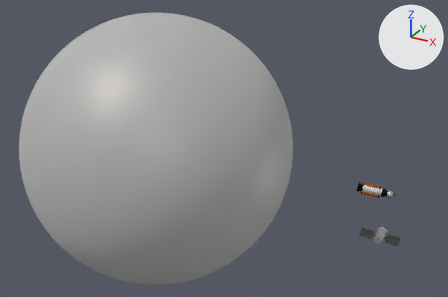
Two versions of the Blender file 03-Scenes/al-space1.blend, one commit apart.
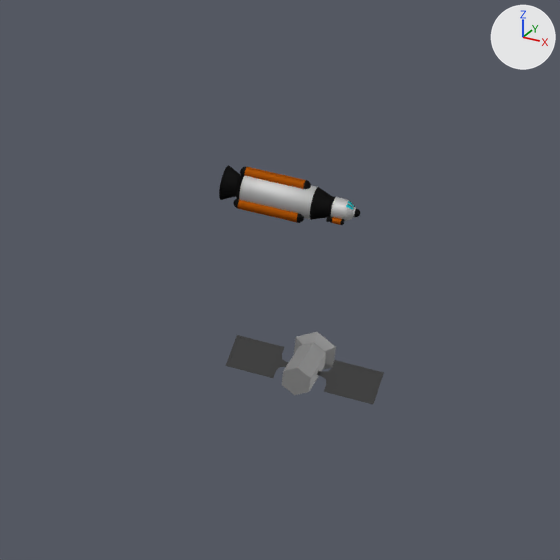
Each version appears first whole from a 50 mm lens placed at (10.87, -15.35, 8.19), pointed at (2.32, 0.2, 0.42), and next in a close-up on the part from 67% to 100% of the width and 47% to 97% of the height. Lighting does not change. The marker at upper right points along +X, +Y and +Z.

Before the edit, the objects in view are built like this:
```python
ob_landekapsel = bpy.data.objects.new('Landekapsel', None)
ob_landekapsel.location = (7.507, 0.007, 0.163)
ob_landekapsel.scale = (0.0409, 0.0409, 0.0409)
ob_landekapsel.show_instancer_for_render = False
ob_landekapsel.instance_type = 'COLLECTION'
ob_landekapsel.instance_collection = col_landekapsel
ob_rakete = bpy.data.objects.new('Rakete', None)
ob_rakete.location = (7.079, 0.0, 0.0)
ob_rakete.rotation_euler = (0.0, 0.0, 4.712)  # degrees (0, 0, 270)
ob_rakete.scale = (0.123, 0.123, 0.123)
ob_rakete.show_instancer_for_render = False
ob_rakete.instance_type = 'COLLECTION'
ob_rakete.instance_collection = col_rakete
ob_satellit = bpy.data.objects.new('satellit', None)
ob_satellit.location = (7.903, -2.038, 0.203)
ob_satellit.rotation_euler = (-0.0106, -0.00313, -0.00547)  # degrees (-0.6, -0.2, -0.3)
ob_satellit.scale = (-0.102, -0.102, -0.102)
ob_satellit.show_instancer_for_render = False
ob_satellit.instance_type = 'COLLECTION'
ob_satellit.instance_collection = col_satellit
```
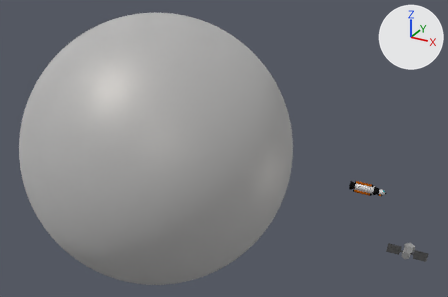
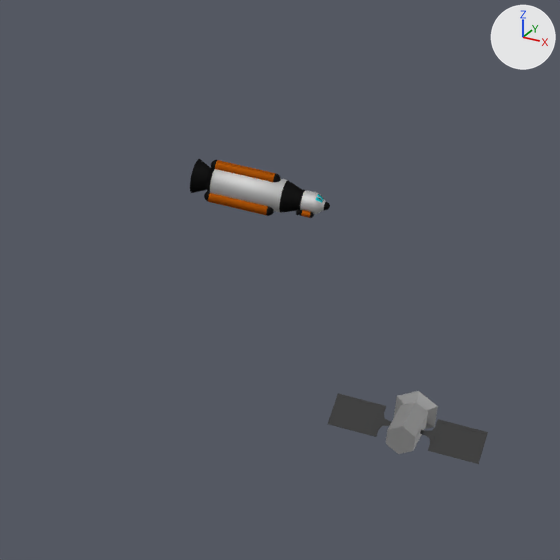
What the commit changed:
Object 'satellit' (ob_satellit) moves from (7.903, -2.038, 0.203) to (8.565, -1.827, -0.162).
Object 'Landekapsel' (ob_landekapsel) moves from (7.507, 0.007, 0.163) to (7.282, 0.007, 0.163).
Object 'Rakete' (ob_rakete) moves from (7.079, 0.0, 0.0) to (6.854, 0.0, 0.0).

Boxes [x1, y1, x2, y2] around the edits, measured in the close-ups (560 x 560 px):
'satellit', moved
    before: [226, 332, 384, 404]
    after: [328, 391, 488, 464]
'Rakete', moved
    before: [219, 165, 333, 223]
    after: [190, 159, 302, 216]
'Landekapsel', moved
    before: [326, 197, 360, 225]
    after: [296, 190, 330, 218]
